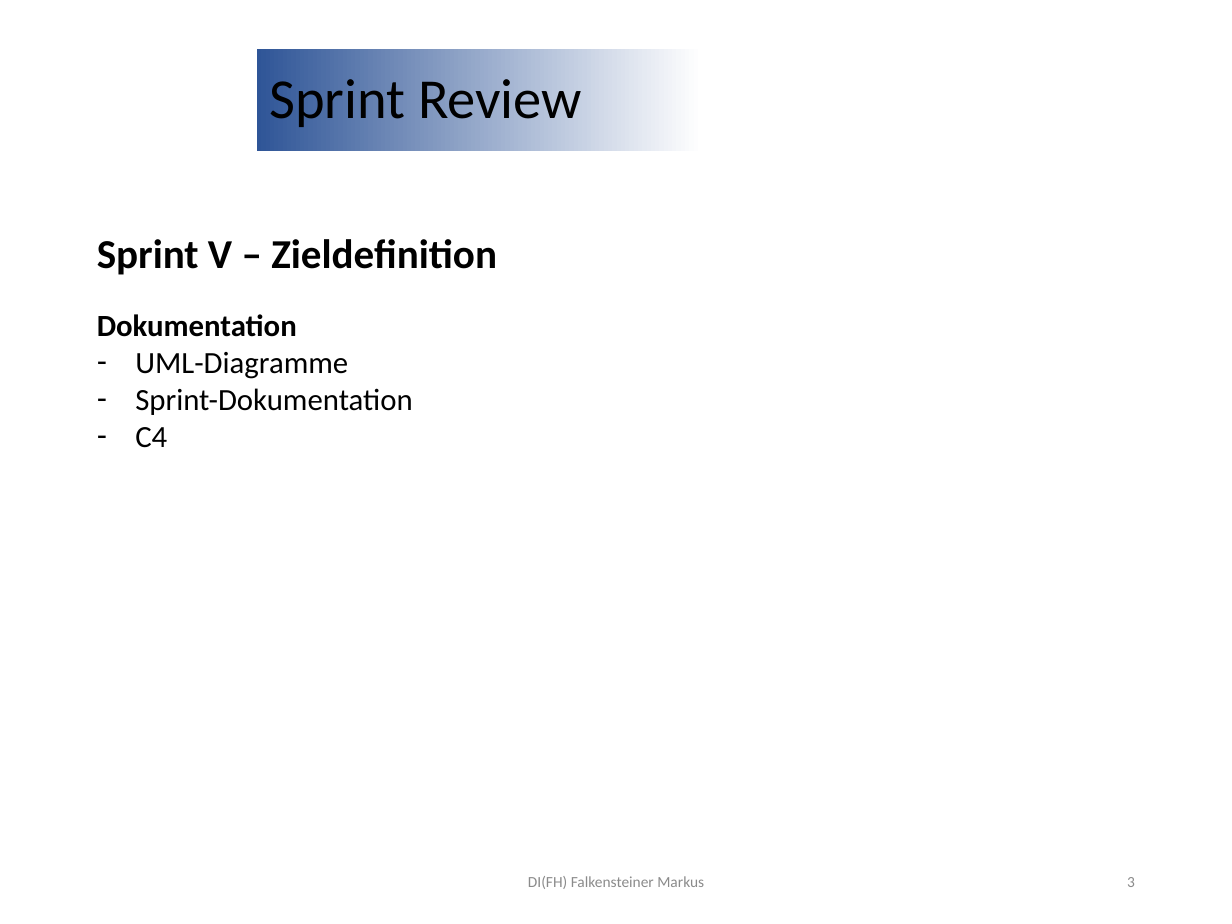
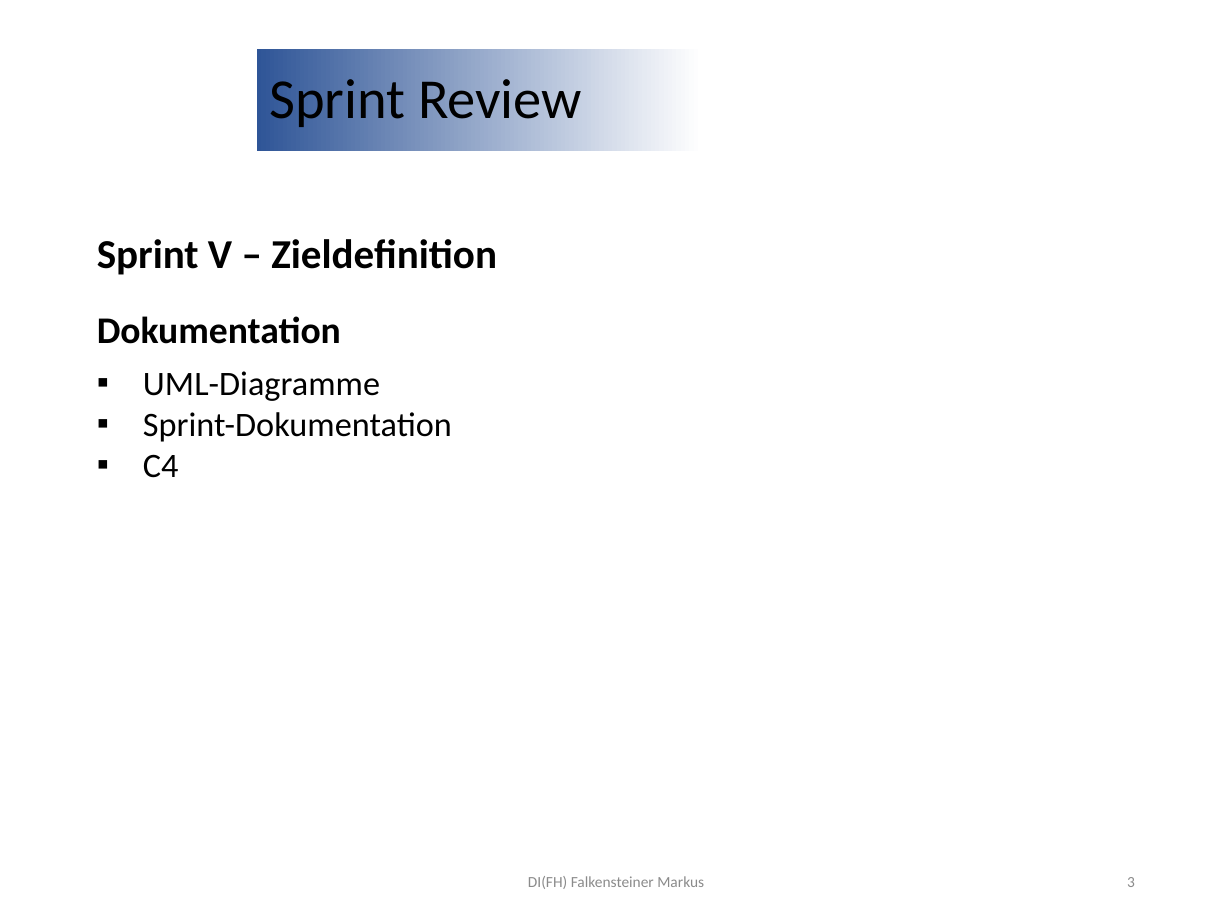
Before and after one commit to jonasaberger/SYP4_MBOT_G1, a slide deck: slide 3 of 02_Backend/!_Docs/INF4_SYP_Gruppe1_Abschlusspräsentation.pptx. Drawn at 1232x924 pixels with LibreOffice and Linux fonts; fonts in the diff are those of the drawing; background and template pictures are left out. Boxes give left, top, right and bottom in pixels: in the first picture for what was removed or moved away, otherwise in the second. Text is boxed around its words. In the diff, an @@ line names an element or a change of style, - is before the commit and + after.

```diff
--- a/02_Backend/!_Docs/INF4_SYP_Gruppe1_Abschlusspräsentation.pptx
+++ b/02_Backend/!_Docs/INF4_SYP_Gruppe1_Abschlusspräsentation.pptx
@@ text at [97,316,452,478]: size 18 to 22 pt in "Dokumentation"; size 18 to 20 pt in "UML-Diagramme", "Sprint-Dokumentation", "C4"; bullet - to ▪ @@
```
Also in this commit, not shown: 13 other slides changed, 1 slide added, 1 slide removed.
